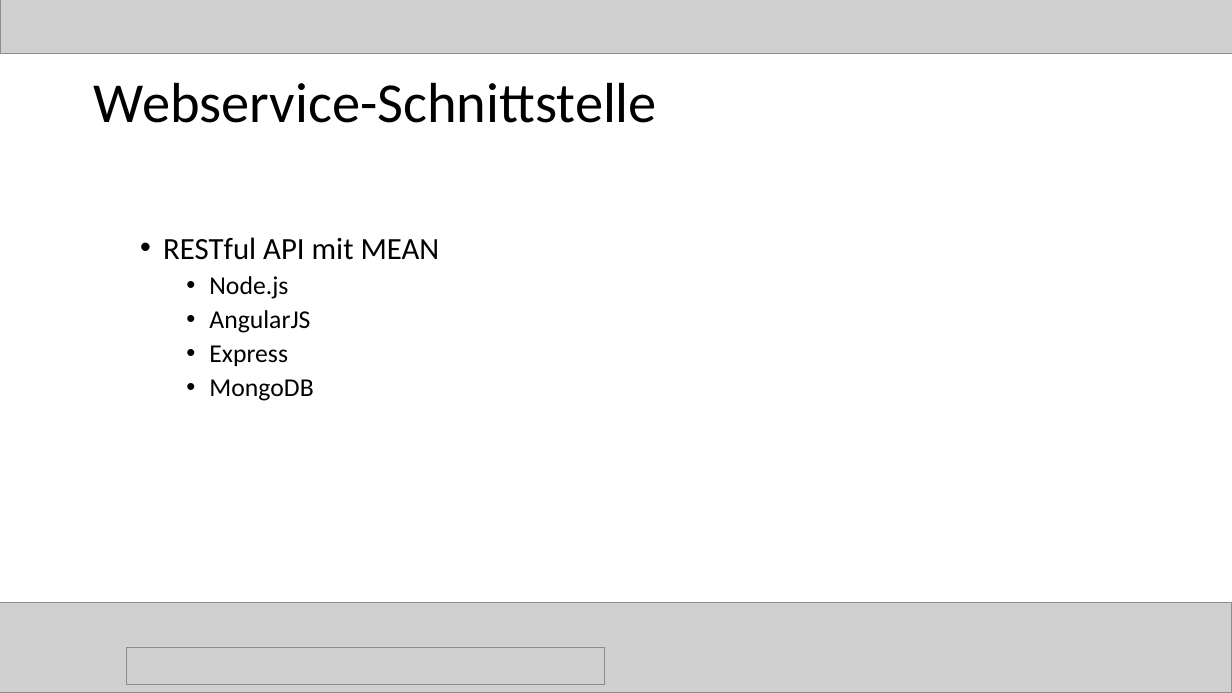
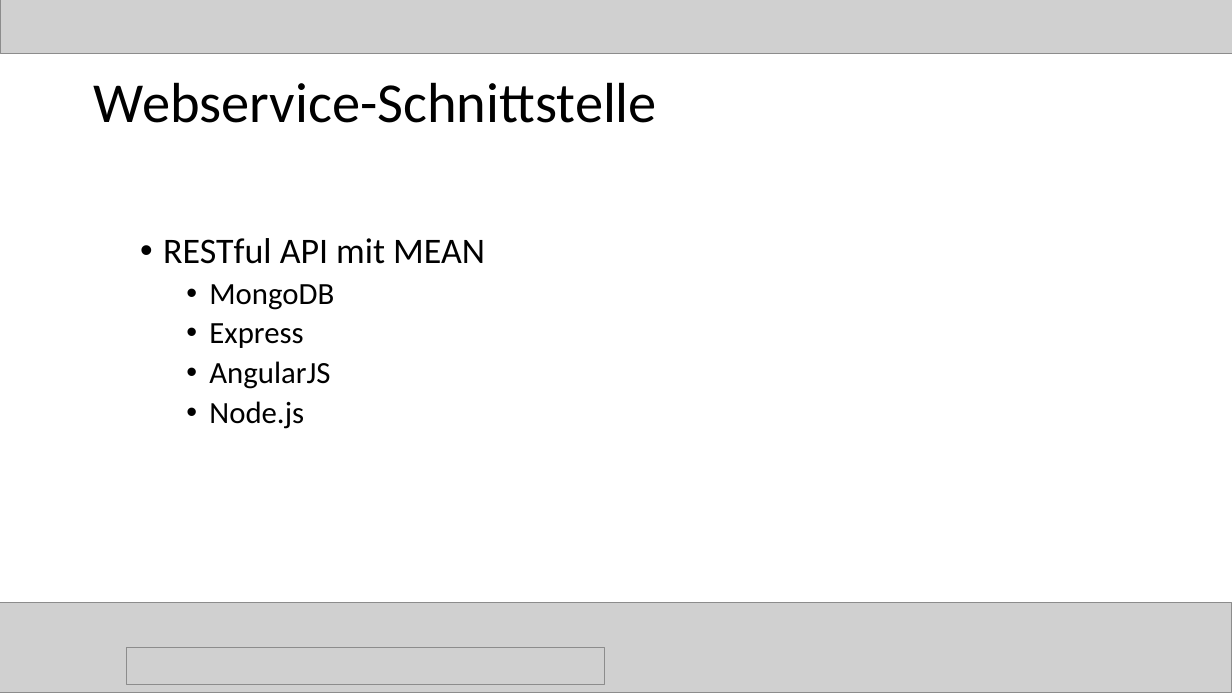
Before and after one commit to magharmi/StudentenFuerStudenten, a slide deck: slide 42 of websitePPneu.pptx (slide 50 before the commit). Drawn at 1232x693 pixels with LibreOffice and Linux fonts; fonts in the diff are those of the drawing; grey boxes stand for pictures. Boxes give left, top, right and bottom in pixels: in the first picture for what was removed or moved away, otherwise in the second. Text is boxed around its words. In the diff, an @@ line names an element or a change of style, - is before the commit and + after.

```diff
--- a/websitePPneu.pptx
+++ b/websitePPneu.pptx
@@ text at <box>163,238,485,429</box>: size 24 to 28 pt in "RESTful API mit MEAN"; size 20 to 24 pt in "Node.js" @@
@@ text at <box>209,284,334,389</box>: paragraphs added @@
+    • MongoDB
+    • Express
+    • AngularJS
@@ text at <box>209,310,313,401</box>: paragraphs removed @@
-    • AngularJS
-    • Express
-    • MongoDB
```
Also in this commit, not shown: 12 other slides changed, 1 slide added, 8 slides removed, 2 other files.
